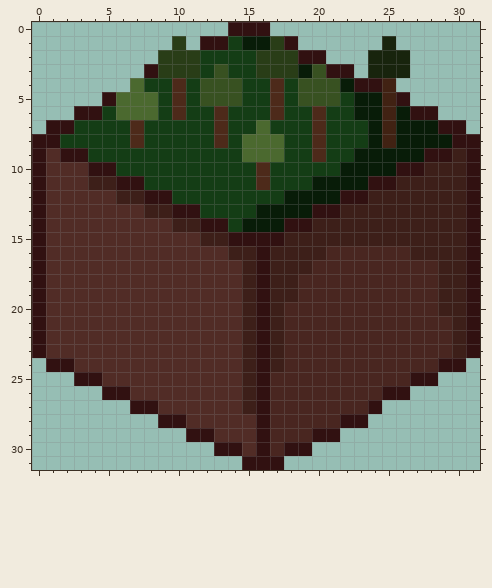
Two states of a pixel-art sprite, images/forest_tile.png. This is how it looked before the edit.
The file is 32x32 pixels. Colours within 5 levels of each other are drawn and written as one.
The same view after the edit:
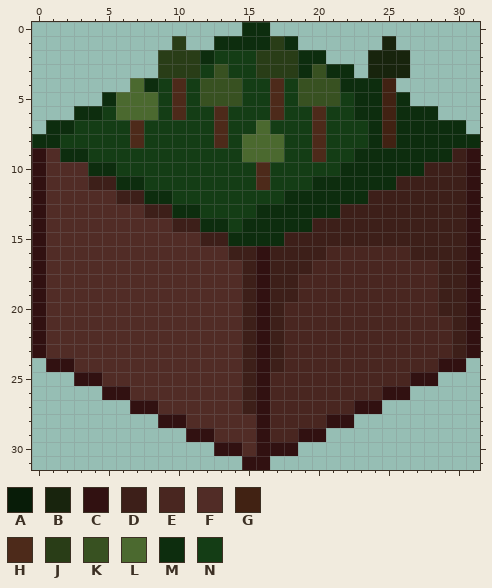
Palette (. is transparent): A #081c08  B #18240d  C #311111  D #3d1f19  E #492620  F #512c26  G #412213  H #4d2a1a  J #293d17  K #385121  L #4b692f  M #0d2d0e  N #143d15
Change:
Changed rows in their new state; - is an unchanged pixel.
first column x 0:
 0 --------------.MM---------------
 1 ------------.MMMM-M-------------
 2 ------------M------MM-----------
 3 --------.----------M-MM---------
 4 --------M-------------MMM-------
 5 -----M-----------------MM-M-----
 6 ---MM------------------MM-MMM---
 7 -MM---------------------M-MMMMM-
 8 MM----------------------M-MMMMMM
 9 --MM-------------------MMMMMMM--
10 ----MM----------------MMMMMM----
11 ------MM------------MMMMMM------
12 --------MM--------MMMMMM--------
13 ----------MM----MMMMMM----------
14 ------------MM-MMMMM------------
15 --------------MMMM--------------
first column x 17:
27 ------C
28 ----C-.
29 --C-.--
30 C-.----
31 .------
